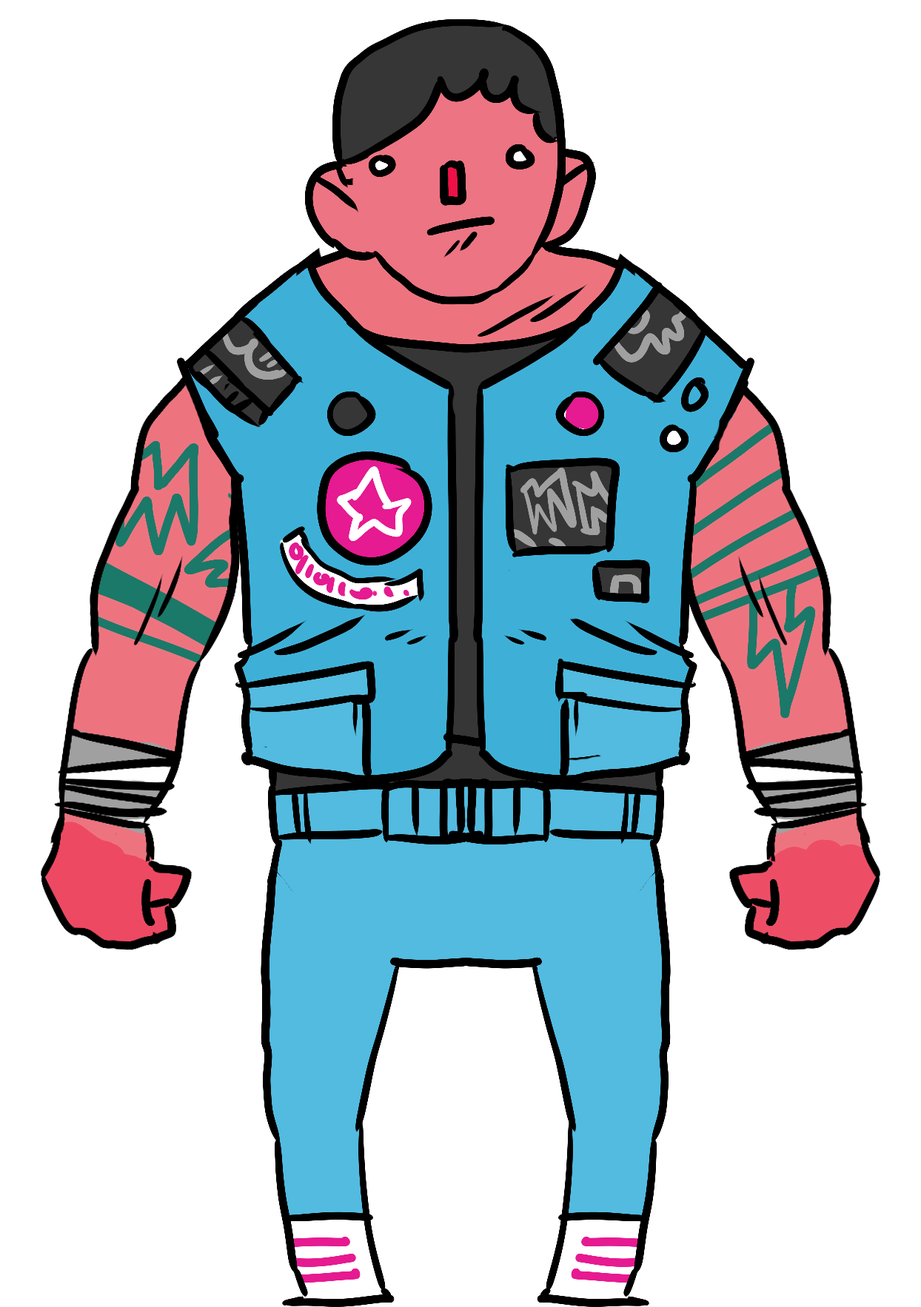
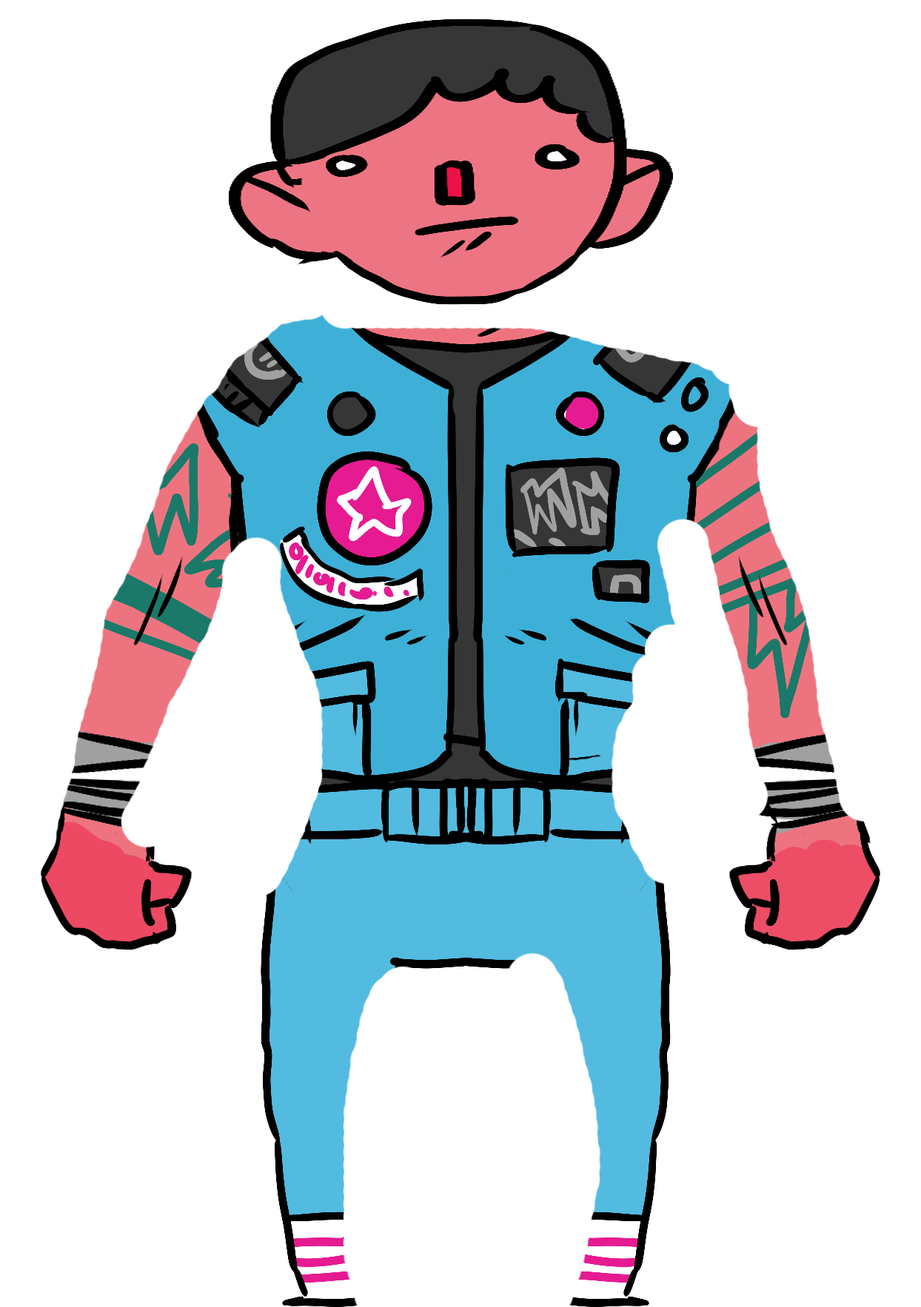
Before/after of a 921×1307 layered artwork. What changed in the layer stack:
painted on "Eyes_Open Kopie" over [228, 18, 673, 305]
painted on "Gruppe 1 Kopie" over [48, 246, 867, 1306]
